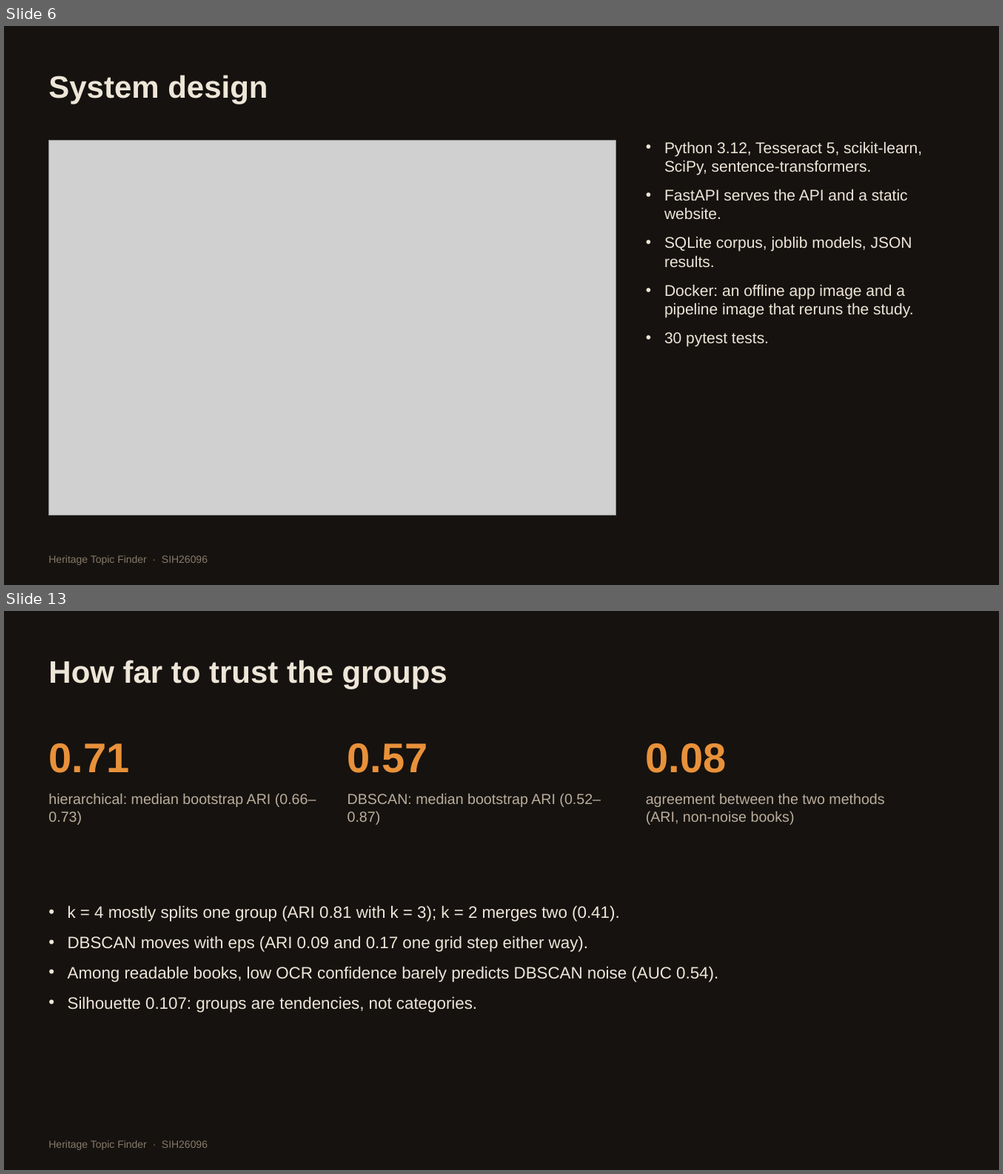
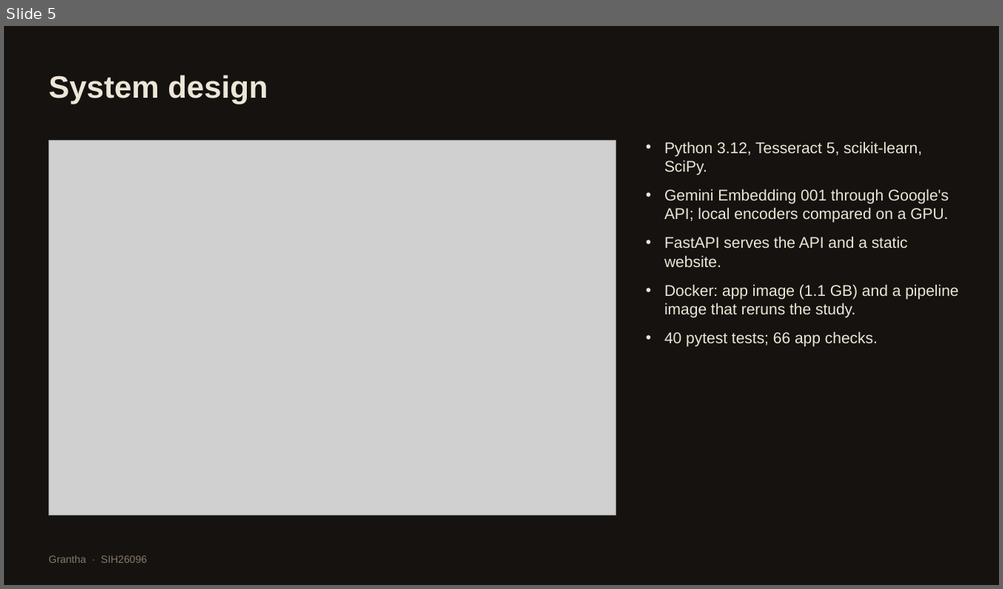
Before and after one commit to rohannes64/Grantha-Heritage-Tracker, a slide deck: docs/Grantha_Deck.pptx. Shown one above the other, each under a label of ours: slides 6 and 13 before the commit, slide 5 after it; the slides between them are not shown. The pictures are 1003x1174 and 1003x589 pixels, drawn with LibreOffice and Linux fonts; fonts in the diff are those of the drawing; grey boxes stand for pictures. Boxes give left, top, right and bottom in pixels: in the first picture for what was removed or moved away, otherwise in the second. Text is boxed around its words. In the diff, an @@ line names an element or a change of style, - is before the commit and + after.

```diff
--- a/docs/Grantha_Deck.pptx
+++ b/docs/Grantha_Deck.pptx
@@ slide 13 removed at (x1=4, y1=611, x2=999, y2=1170), background #16120F @@
@@ text removed at (x1=48, y1=660, x2=447, y2=689) @@
-How far to trust the groups
@@ text removed at (x1=48, y1=743, x2=129, y2=773) @@
-0.71
@@ text removed at (x1=347, y1=743, x2=428, y2=773) @@
-0.57
@@ text removed at (x1=646, y1=743, x2=726, y2=773) @@
-0.08
@@ text removed at (x1=48, y1=794, x2=316, y2=825) @@
-hierarchical: median bootstrap ARI (0.66–0.73)
@@ text removed at (x1=347, y1=794, x2=600, y2=825) @@
-DBSCAN: median bootstrap ARI (0.52–0.87)
@@ text removed at (x1=646, y1=794, x2=884, y2=825) @@
-agreement between the two methods (ARI, non-noise books)
@@ text removed at (x1=68, y1=906, x2=718, y2=1013) @@
-• k = 4 mostly splits one group (ARI 0.81 with k = 3); k = 2 merges two (0.41).
-• DBSCAN moves with eps (ARI 0.09 and 0.17 one grid step either way).
-• Among readable books, low OCR confidence barely predicts DBSCAN noise (AUC 0.54).
-• Silhouette 0.107: groups are tendencies, not categories.
@@ text removed at (x1=48, y1=1141, x2=208, y2=1150) @@
-Heritage Topic Finder · SIH26096
@@ what was slide 6 is now slide 5 @@
@@ slide 5 changed as well @@
@@ text at (x1=664, y1=141, x2=948, y2=223): text changed @@
-• Python 3.12, Tesseract 5, scikit-learn, SciPy, sentence-transformers.
+• Python 3.12, Tesseract 5, scikit-learn, SciPy.
+• Gemini Embedding 001 through Google's API; local encoders compared on a GPU.
@@ text at (x1=664, y1=284, x2=958, y2=347): text changed @@
-• SQLite corpus, joblib models, JSON results.
-• Docker: an offline app image and a pipeline image that reruns the study.
-• 30 pytest tests.
+• Docker: app image (1.1 GB) and a pipeline image that reruns the study.
+• 40 pytest tests; 66 app checks.
@@ text at (x1=48, y1=556, x2=147, y2=563): text changed @@
-Heritage Topic Finder · SIH26096
+Grantha · SIH26096
```
Also in this commit, not shown: 10 other slides changed, 5 slides added, 5 other slides removed, 14 other files.
